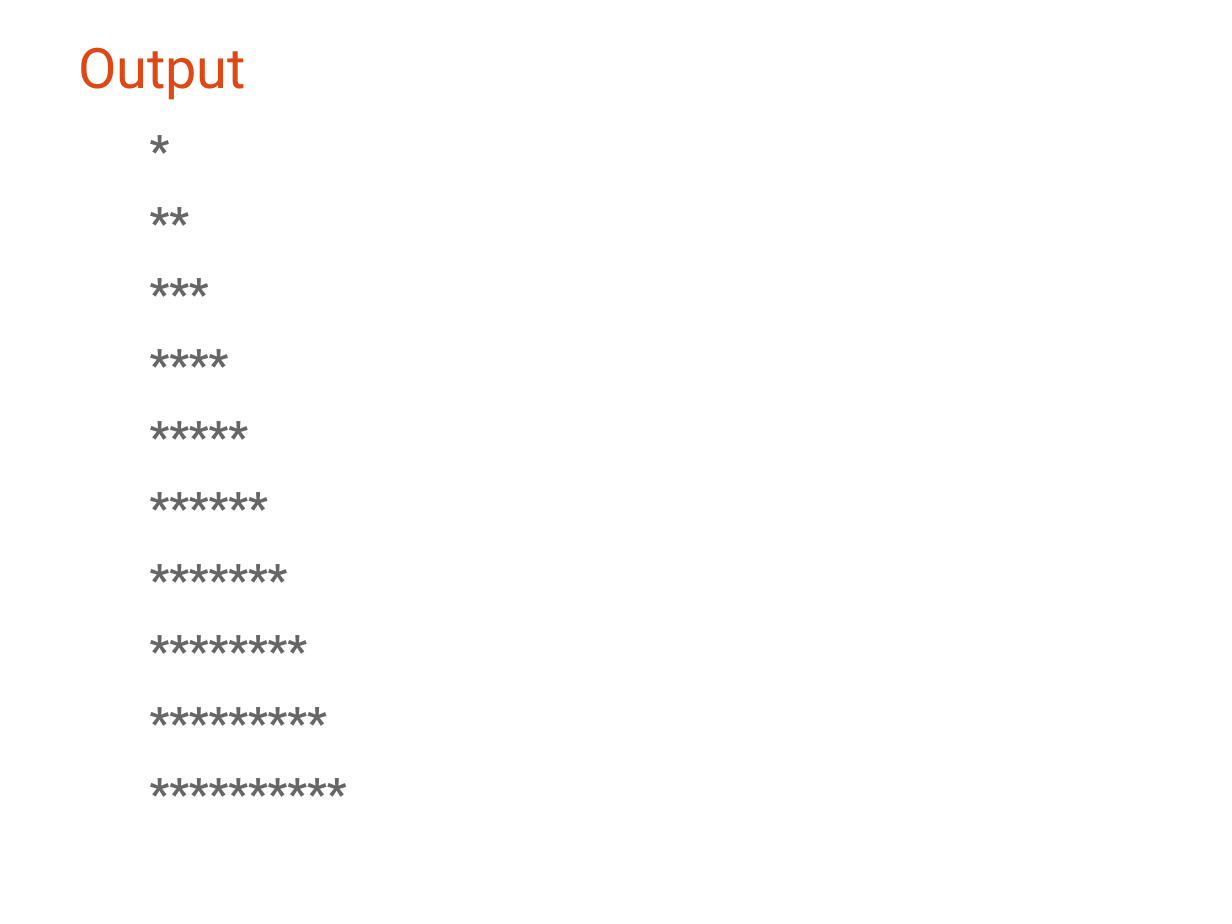
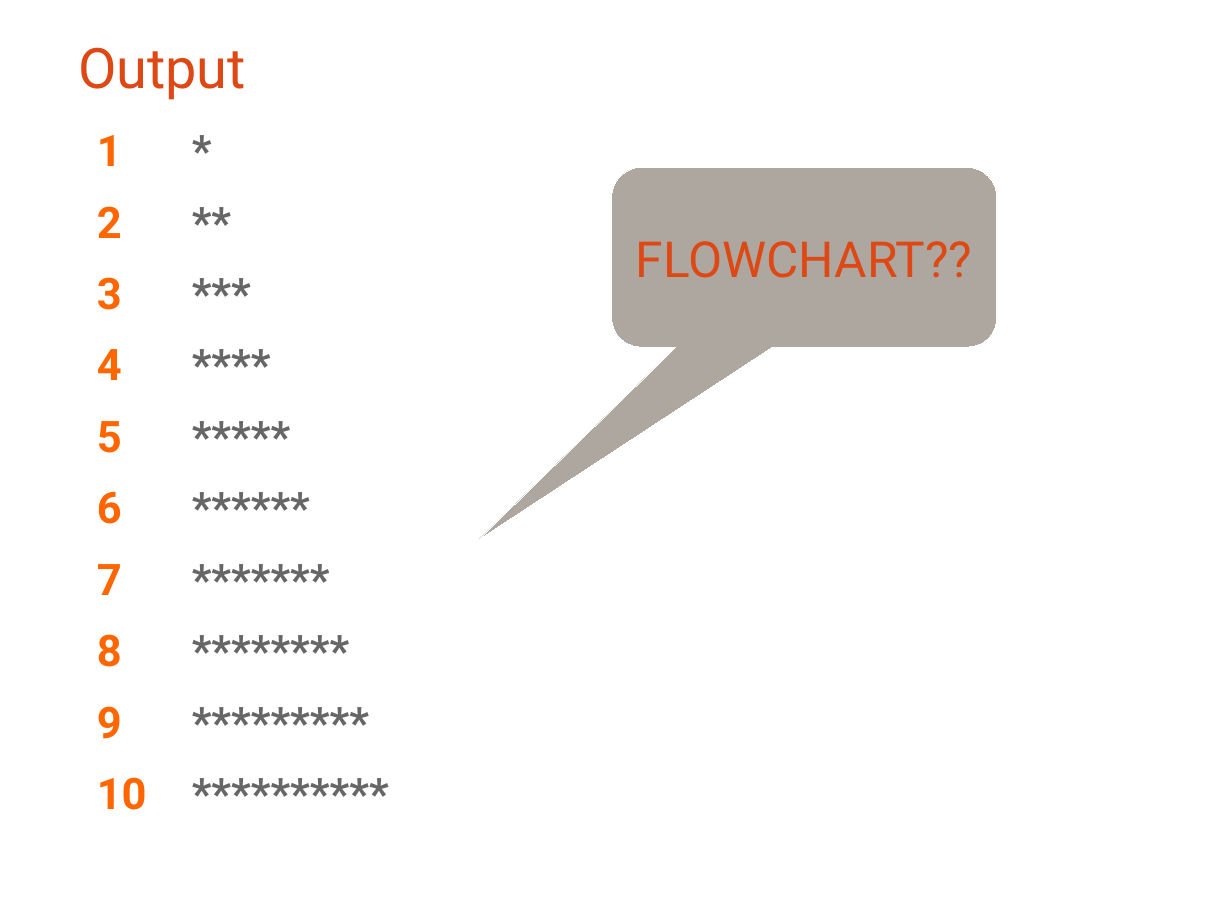
Before and after one commit to bagustris/prokom-tf, a slide deck: slide 19 of prokom1.odp. Drawn at 1232x924 pixels with LibreOffice and Linux fonts; fonts in the diff are those of the drawing. Boxes give left, top, right and bottom in pixels: in the first picture for what was removed or moved away, otherwise in the second. Text is boxed around its words. In the diff, an @@ line names an element or a change of style, - is before the commit and + after.

```diff
--- a/prokom1.odp
+++ b/prokom1.odp
@@ text "*" at (x1=97, y1=123, x2=1131, y2=838): bullet none to 1 @@
@@ rounded speech box added at (x1=612, y1=168, x2=997, y2=348), fill #AEA79F, outline #FFFFFF 0 pt, 32 pt, text #DD4814 @@
+FLOWCHART??
```
Also in this commit, not shown: 3 other slides changed, 2 other files.
